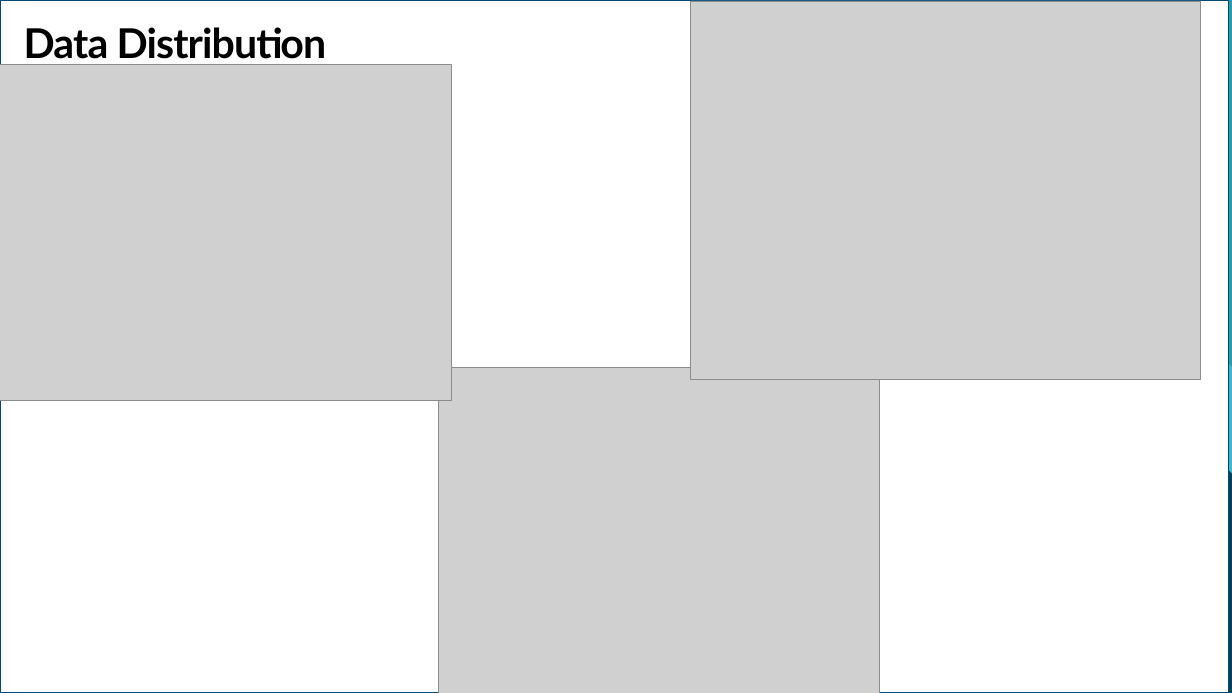
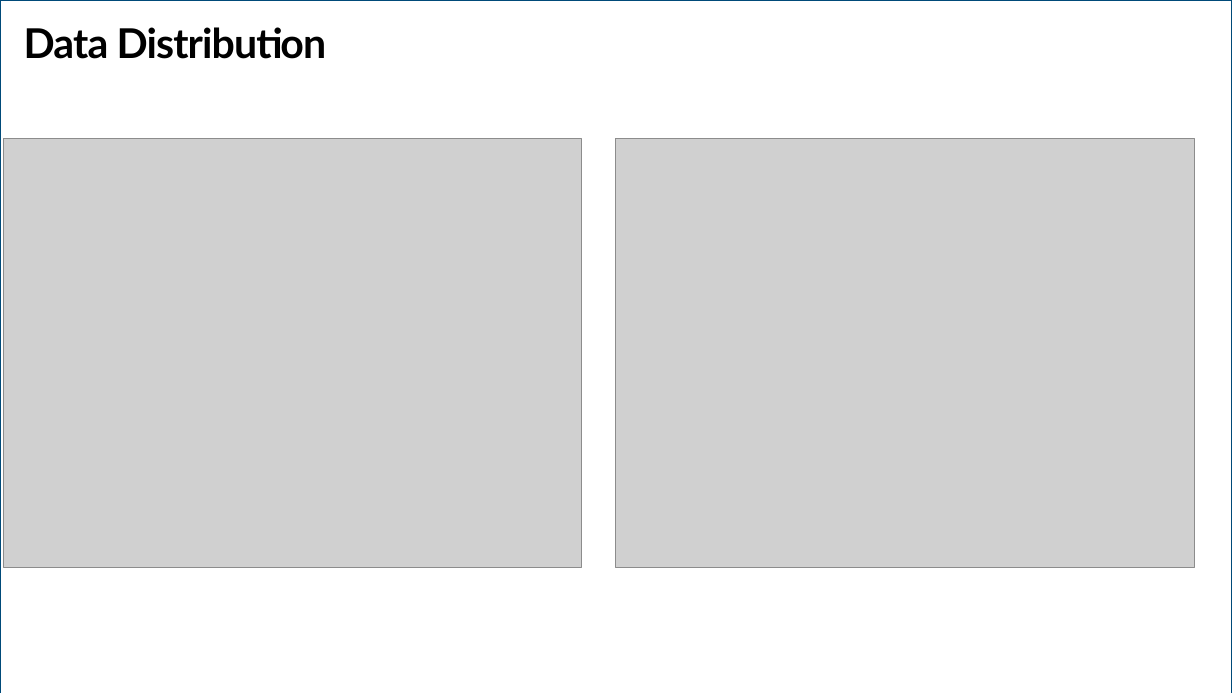
Before and after one commit to arshmodak/Hurricane-Wind-Speed-Prediction-using-Deep-Learning-and-Machine-Learning, a slide deck: slide 4 of progress update 3.pptx (slide 3 before the commit). Drawn at 1232x693 pixels with LibreOffice and Linux fonts; fonts in the diff are those of the drawing; grey boxes stand for pictures. Boxes give left, top, right and bottom in pixels: in the first picture for what was removed or moved away, otherwise in the second. Text is boxed around its words. In the diff, an @@ line names an element or a change of style, - is before the commit and + after.

```diff
--- a/progress update 3.pptx
+++ b/progress update 3.pptx
@@ rectangle: place and size @@
-rectangle at bbox=[0, 0, 1228, 693]
+rectangle at bbox=[0, 0, 1232, 693]
@@ picture removed at bbox=[0, 65, 452, 400] @@
@@ picture: place and size @@
-picture at bbox=[691, 1, 1202, 380]
+picture at bbox=[4, 139, 581, 567]
@@ picture: place and size @@
-picture at bbox=[439, 367, 880, 693]
+picture at bbox=[616, 139, 1195, 567]
```
Also in this commit, not shown: 6 other slides changed, 1 slide added.
